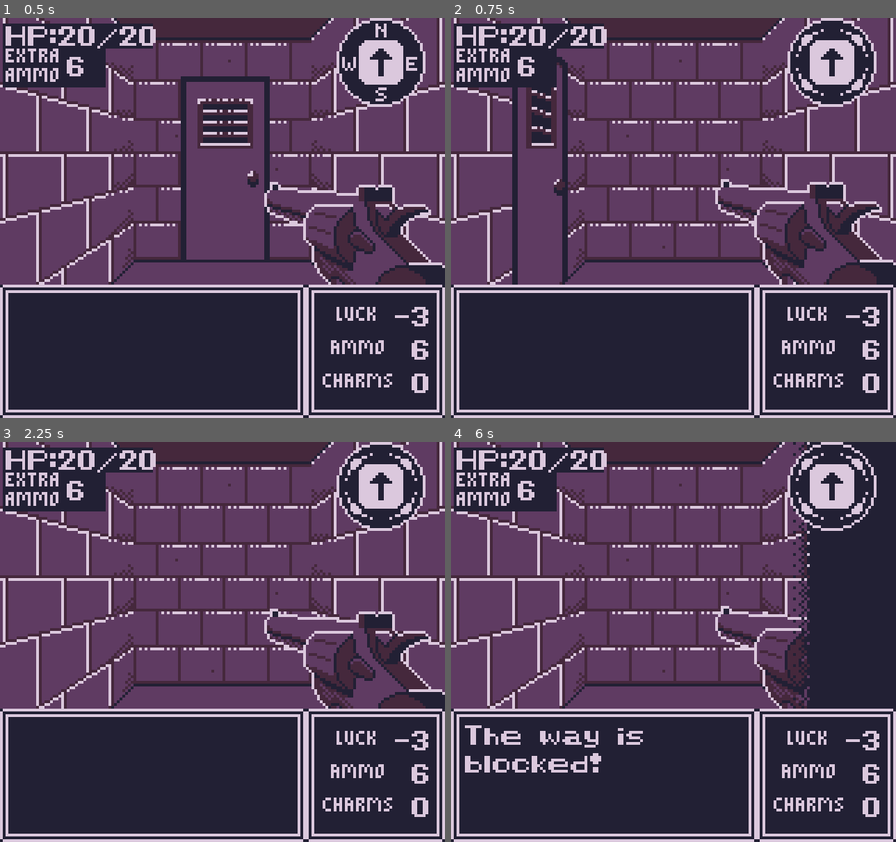
Above: before the commit, frames 1-4 (two rows, left to right).
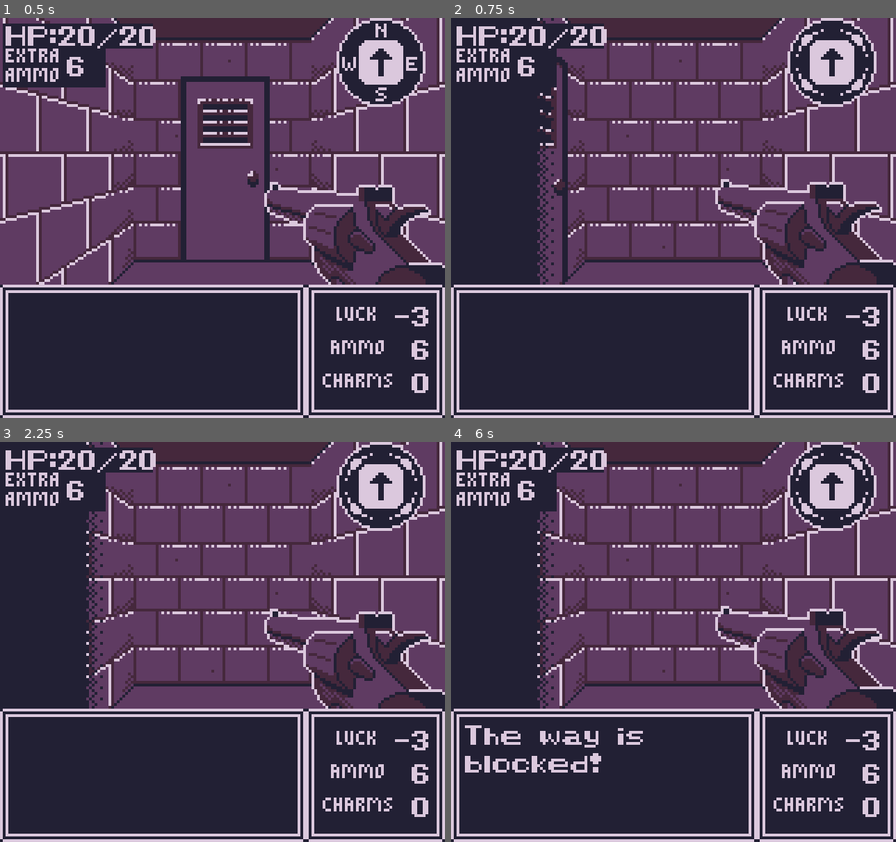
Above: after the commit, the same moments.

Repository: GartTheSkeleton/GameboyDungeon
Game: Godot game, scene res://src/Game/gameworld.tscn
Two runs of this game, one before a commit and one after it. Both use one fixed random seed, a clock stepped at 60 frames per second and the inputs below.
Inputs:
- Up to frame 1 (0.5 s): no input
- Up to frame 2 (0.75 s): tap Enter (Start) at 0.5 s; hold Right (Right) from 0.53 s (still down); tap Z (A) at 0.6 s
- Up to frame 3 (2.25 s): tap X (B) at 0.8, 1.35 s; tap Enter (Start) at 1.25, 2 s; release Right (Right) at 1.28 s; hold Down (Down) 1.28-2.03 s; tap Z (A) at 1.55, 2.1 s; hold Right (Right) from 2.03 s (still down)
- Up to frame 4 (6 s): tap X (B) at 2.3, 2.85, 3.8, 5.1 s; tap Enter (Start) at 2.75, 3.6, 4.25, 5 s; release Right (Right) at 2.78 s; hold Up (Up) 2.78-3.53 s; tap Z (A) at 3.05, 4.35, 5.85 s; hold Left (Left) 3.53-5.03 s; hold Down (Down) 5.03-5.78 s; hold Right (Right) from 5.78 s (still down)

Frame 1 is identical in both runs. In frame 2, 9.7% of the frame differs, in the area x 0-24%, y 0-67%; in frame 3, 11%; in frame 4, 20%, in the area x 0-100%, y 0-67%.

Commit message:
fixed right turn transition bug

Diff:
--- a/src/Entities/Actors/Actions/turn_action.gd
+++ b/src/Entities/Actors/Actions/turn_action.gd
@@ -30,7 +30,7 @@
 			playerFacing = game.directions[nextDirection]
 
 	if direction == "Right":
-		transitions.play("")
+		transitions.play("Right")
 		if game.playerFacing == game.directions.WEST:
 			#easy solution, just loop back to other side of the dictionary
 			playerFacing = game.directions.NORTH
--- a/src/Game/gameworld.tscn
+++ b/src/Game/gameworld.tscn
@@ -30,8 +30,6 @@
 [ext_resource type="Texture2D" uid="uid://dlskr7ffnhyur" path="res://src/Assets/VFX/knife_attack2.png" id="21_jvhvo"]
 [ext_resource type="Texture2D" uid="uid://datxfbmw5pqi1" path="res://src/Assets/VFX/knife_attack3.png" id="22_pucdq"]
 [ext_resource type="Texture2D" uid="uid://cay8f2ajghcgq" path="res://src/Assets/VFX/hitmarker.png" id="23_jvhvo"]
-[ext_resource type="Script" uid="uid://c5yjkkgk5ln1j" path="res://src/Map/map_view.gd" id="29_1onj0"]
-[ext_resource type="Script" path="res://src/Game/audio_bus.gd" id="31_a0yww"]
 [ext_resource type="Texture2D" uid="uid://dqmbjygvncfyp" path="res://src/Assets/VFX/left_transition1.png" id="24_mphjs"]
 [ext_resource type="Texture2D" uid="uid://dxfwtcuhbhs6x" path="res://src/Assets/VFX/walk_transition4.png" id="24_upprx"]
 [ext_resource type="Texture2D" uid="uid://d0r8rorpb0mxg" path="res://src/Assets/VFX/left_transition2.png" id="25_s3evq"]
@@ -39,6 +37,7 @@
 [ext_resource type="Texture2D" uid="uid://dagaa3ceiwexs" path="res://src/Assets/VFX/left_transition3.png" id="26_sjrmq"]
 [ext_resource type="Texture2D" uid="uid://6c8coxjra5sr" path="res://src/Assets/VFX/left_transition4.png" id="27_ejevq"]
 [ext_resource type="Texture2D" uid="uid://dbl83mvowmnsl" path="res://src/Assets/VFX/left_transition5.png" id="28_0urkj"]
+[ext_resource type="Script" path="res://src/Map/map_view.gd" id="29_1onj0"]
 [ext_resource type="Texture2D" uid="uid://cae1ili8bsu6f" path="res://src/Assets/VFX/right_transition1.png" id="29_41jq7"]
 [ext_resource type="Texture2D" uid="uid://5ao14q5gu5x8" path="res://src/Assets/VFX/right_transition2.png" id="30_nodc0"]
 [ext_resource type="Script" uid="uid://cv1moualqynav" path="res://src/Game/audio_bus.gd" id="31_a0yww"]
@@ -268,6 +267,86 @@
 "speed": 5.0
 }]
 
+[sub_resource type="SpriteFrames" id="SpriteFrames_xwwmq"]
+animations = [{
+"frames": [{
+"duration": 1.0,
+"texture": null
+}],
+"loop": false,
+"name": &"Empty",
+"speed": 12.0
+}, {
+"frames": [{
+"duration": 1.0,
+"texture": ExtResource("24_mphjs")
+}, {
+"duration": 1.0,
+"texture": ExtResource("25_s3evq")
+}, {
+"duration": 1.0,
+"texture": ExtResource("26_sjrmq")
+}, {
+"duration": 1.0,
+"texture": ExtResource("27_ejevq")
+}, {
+"duration": 1.0,
+"texture": ExtResource("28_0urkj")
+}, {
+"duration": 1.0,
+"texture": null
+}],
+"loop": false,
+"name": &"Left",
+"speed": 24.0
+}, {
+"frames": [{
+"duration": 1.0,
+"texture": ExtResource("29_41jq7")
+}, {
+"duration": 1.0,
+"texture": ExtResource("30_nodc0")
+}, {
+"duration": 1.0,
+"texture": ExtResource("31_tw4nq")
+}, {
+"duration": 1.0,
+"texture": ExtResource("32_cdnba")
+}, {
+"duration": 1.0,
+"texture": ExtResource("33_auq5j")
+}, {
+"duration": 1.0,
+"texture": null
+}],
+"loop": false,
+"name": &"Right",
+"speed": 24.0
+}, {
+"frames": [{
+"duration": 1.0,
+"texture": ExtResource("34_mphjs")
+}, {
+"duration": 1.0,
+"texture": ExtResource("35_s3evq")
+}, {
+"duration": 1.0,
+"texture": ExtResource("36_sjrmq")
+}, {
+"duration": 1.0,
+"texture": ExtResource("24_upprx")
+}, {
+"duration": 1.0,
+"texture": ExtResource("25_wwakg")
+}, {
+"duration": 1.0,
+"texture": null
+}],
+"loop": false,
+"name": &"Walk",
+"speed": 24.0
+}]
+
 [sub_resource type="StyleBoxTexture" id="StyleBoxTexture_2wliv"]
 content_margin_left = 4.0
 content_margin_top = 4.0
@@ -278,86 +357,6 @@
 texture_margin_right = 5.0
 texture_margin_bottom = 5.0
 
-[sub_resource type="SpriteFrames" id="SpriteFrames_xwwmq"]
-animations = [{
-"frames": [{
-"duration": 1.0,
-"texture": null
-}],
-"loop": false,
-"name": &"Empty",
-"speed": 12.0
-}, {
-"frames": [{
-"duration": 1.0,
-"texture": ExtResource("24_mphjs")
-}, {
-"duration": 1.0,
-"texture": ExtResource("25_s3evq")
-}, {
-"duration": 1.0,
-"texture": ExtResource("26_sjrmq")
-}, {
-"duration": 1.0,
-"texture": ExtResource("27_ejevq")
-}, {
-"duration": 1.0,
-"texture": ExtResource("28_0urkj")
-}, {
-"duration": 1.0,
-"texture": null
-}],
-"loop": false,
-"name": &"Left",
-"speed": 24.0
-}, {
-"frames": [{
-"duration": 1.0,
-"texture": ExtResource("29_41jq7")
-}, {
-"duration": 1.0,
-"texture": ExtResource("30_nodc0")
-}, {
-"duration": 1.0,
-"texture": ExtResource("31_tw4nq")
-}, {
-"duration": 1.0,
-"texture": ExtResource("32_cdnba")
-}, {
-"duration": 1.0,
-"texture": ExtResource("33_auq5j")
-}, {
-"duration": 1.0,
-"texture": null
-}],
-"loop": false,
-"name": &"Right",
-"speed": 24.0
-}, {
-"frames": [{
-"duration": 1.0,
-"texture": ExtResource("34_mphjs")
-}, {
-"duration": 1.0,
-"texture": ExtResource("35_s3evq")
-}, {
-"duration": 1.0,
-"texture": ExtResource("36_sjrmq")
-}, {
-"duration": 1.0,
-"texture": ExtResource("24_upprx")
-}, {
-"duration": 1.0,
-"texture": ExtResource("25_wwakg")
-}, {
-"duration": 1.0,
-"texture": null
-}],
-"loop": false,
-"name": &"Walk",
-"speed": 24.0
-}]
-
 [sub_resource type="StyleBoxTexture" id="StyleBoxTexture_d75vc"]
 texture = ExtResource("12_q8503")
 texture_margin_left = 5.0
Not shown: 1 places in src/Game/gameworld.tscn that only renumber resources
